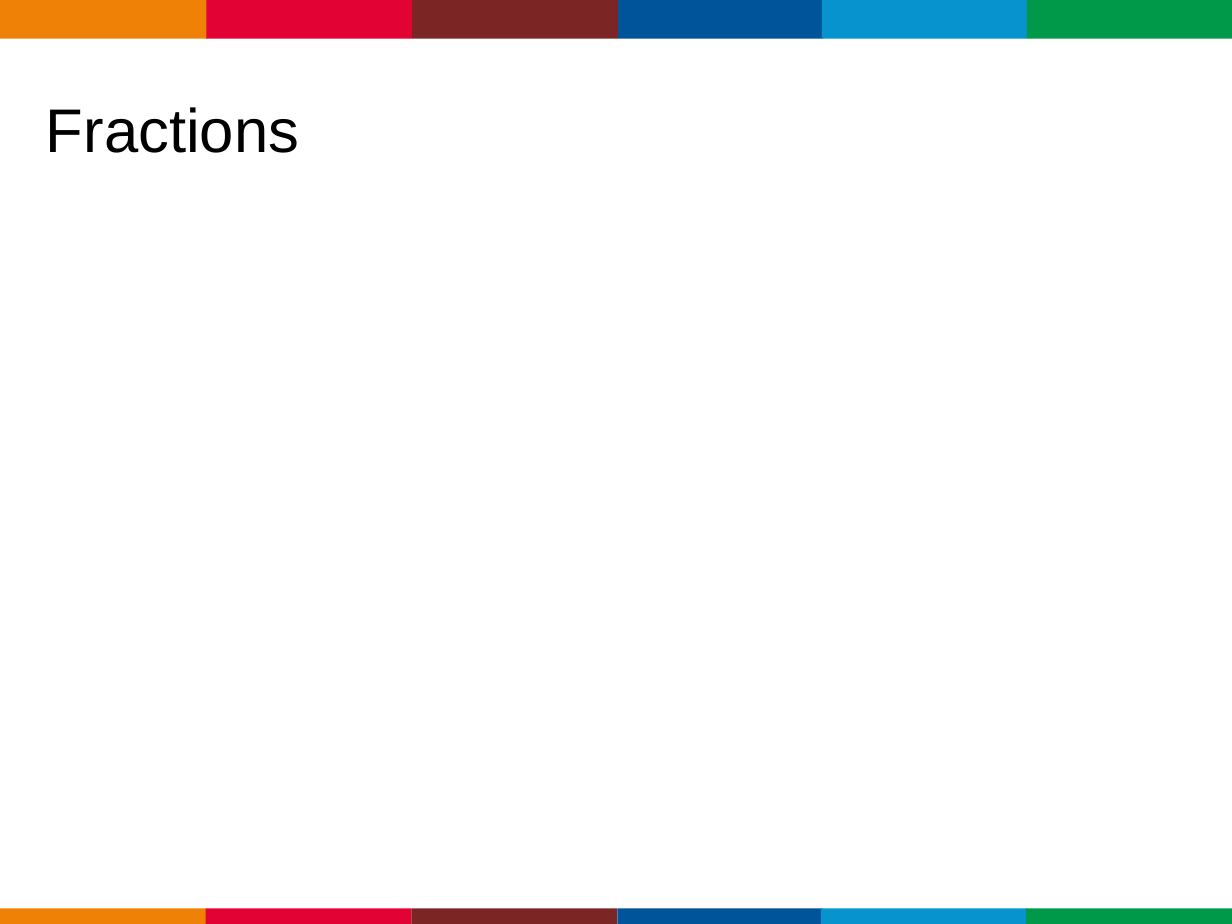
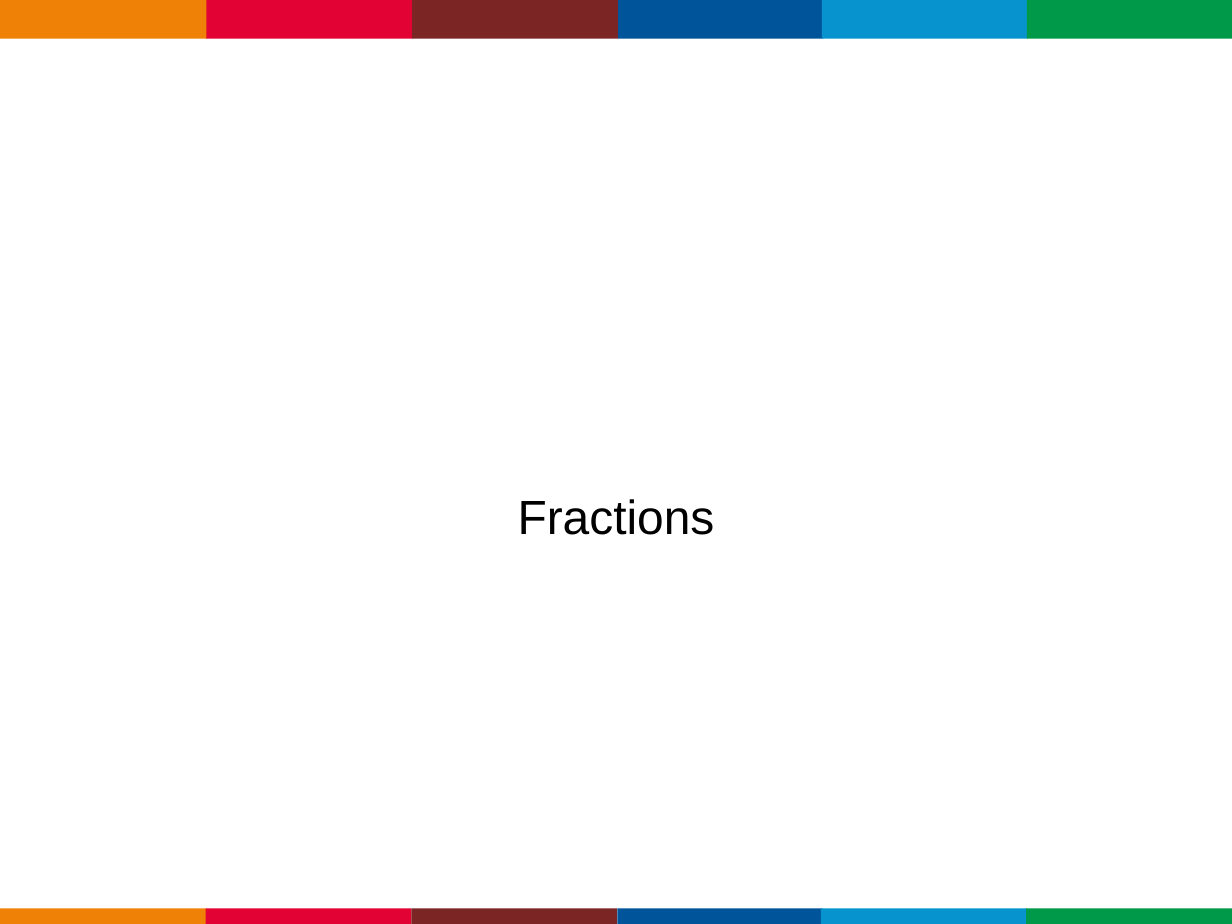
Before and after one commit to gastaldi/talks, a slide deck: slide 15 of WildFlySwarm/TDC 2016/wildflyswarm.odp (slide 13 before the commit). Drawn at 1232x924 pixels with LibreOffice and Linux fonts; fonts in the diff are those of the drawing; background and template pictures are left out. Boxes give left, top, right and bottom in pixels: in the first picture for what was removed or moved away, otherwise in the second. Text is boxed around its words. In the diff, an @@ line names an element or a change of style, - is before the commit and + after.

```diff
--- a/WildFlySwarm/TDC 2016/wildflyswarm.odp
+++ b/WildFlySwarm/TDC 2016/wildflyswarm.odp
@@ subtitle "Fractions": place and size @@
-subtitle "Fractions" at box(46, 107, 299, 153)
+subtitle "Fractions" at box(518, 499, 715, 535)
@@ subtitle "Fractions" at box(518, 499, 715, 535): size 36 to 28 pt; alignment left to centre; more space between paragraphs @@
```
Also in this commit, not shown: 7 other slides changed, 10 slides added, 1 slide removed.
